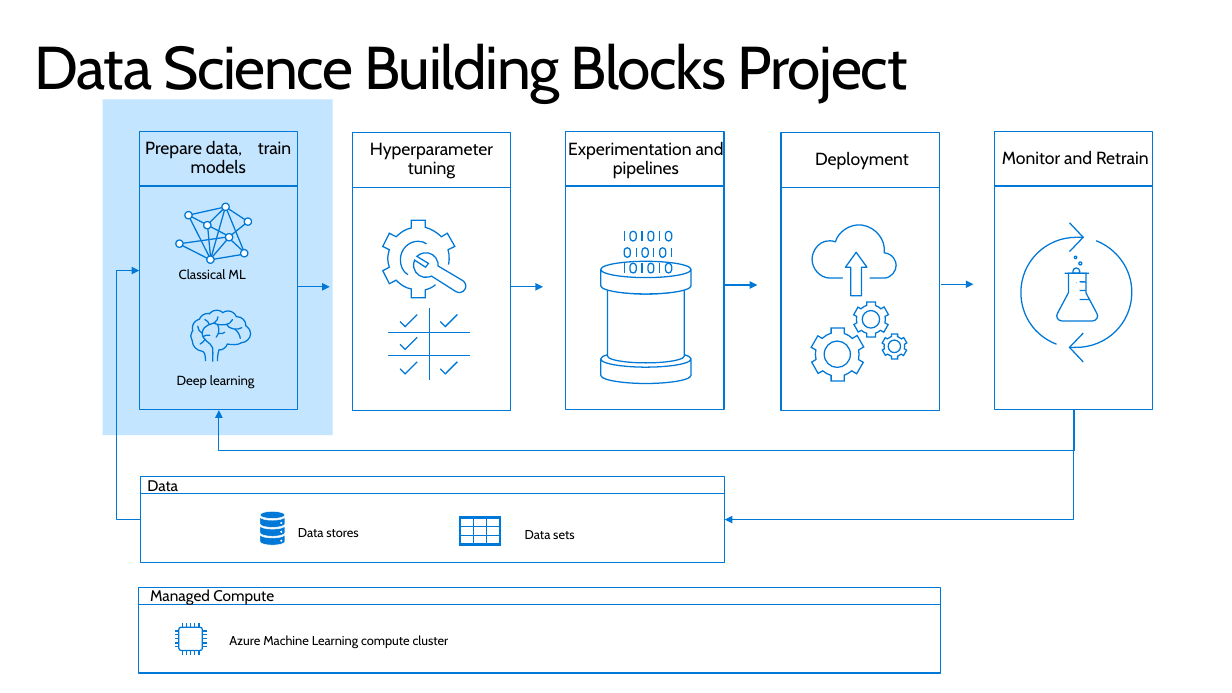
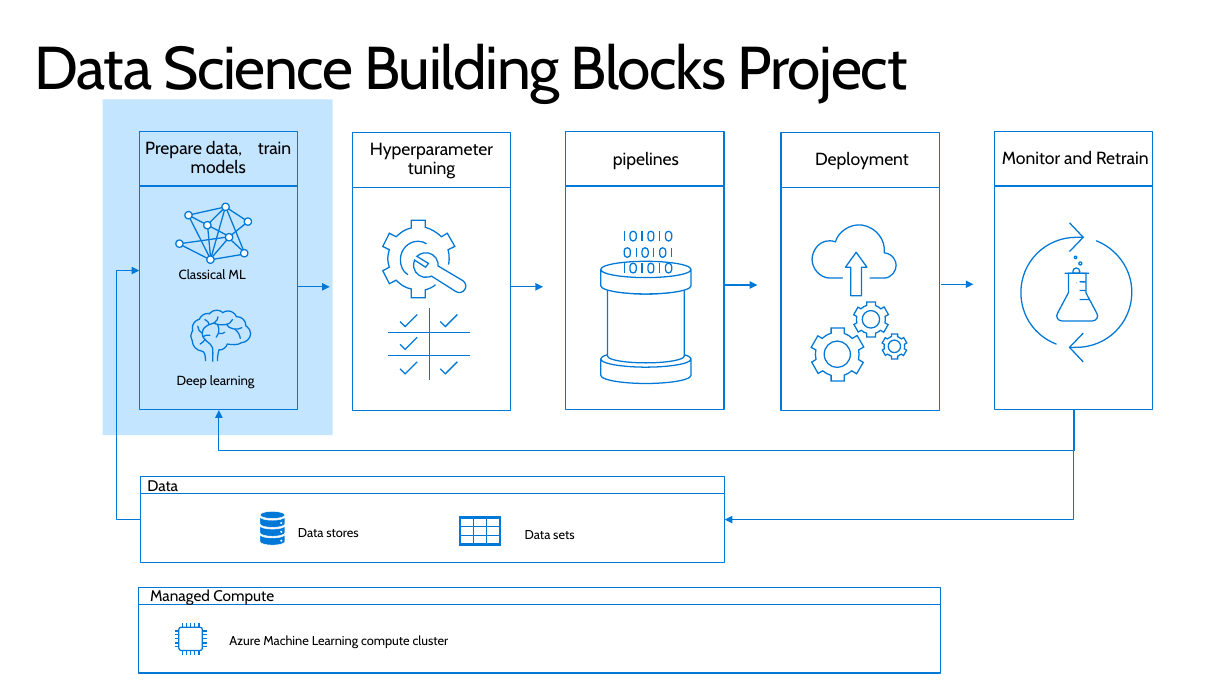
Before and after one commit to miquelladeboer/aml-mlops-workshop, a slide deck: slide 3 of Powerpoints/Module 2 - Experiments.pptx. Drawn at 1232x693 pixels with LibreOffice and Linux fonts; fonts in the diff are those of the drawing; background and template pictures are left out. Boxes give left, top, right and bottom in pixels: in the first picture for what was removed or moved away, otherwise in the second. Text is boxed around its words. In the diff, an @@ line names an element or a change of style, - is before the commit and + after.

```diff
--- a/Powerpoints/Module 2 - Experiments.pptx
+++ b/Powerpoints/Module 2 - Experiments.pptx
@@ text at [613, 151, 679, 169]: text changed @@
-Experimentation and pipelines
+pipelines
```
Also in this commit, not shown: 3 other slides changed, 3 slides added, 53 other files.
